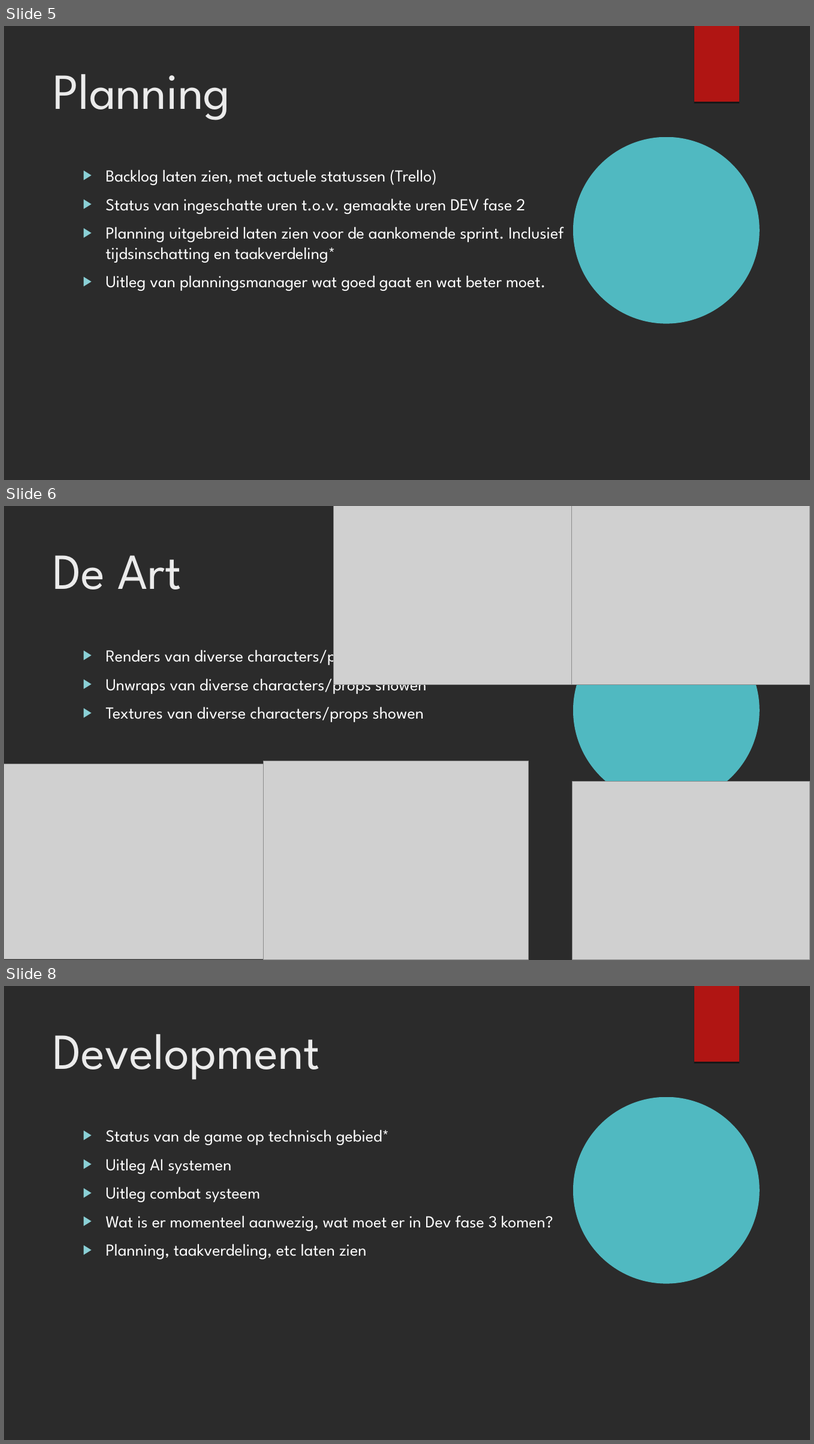
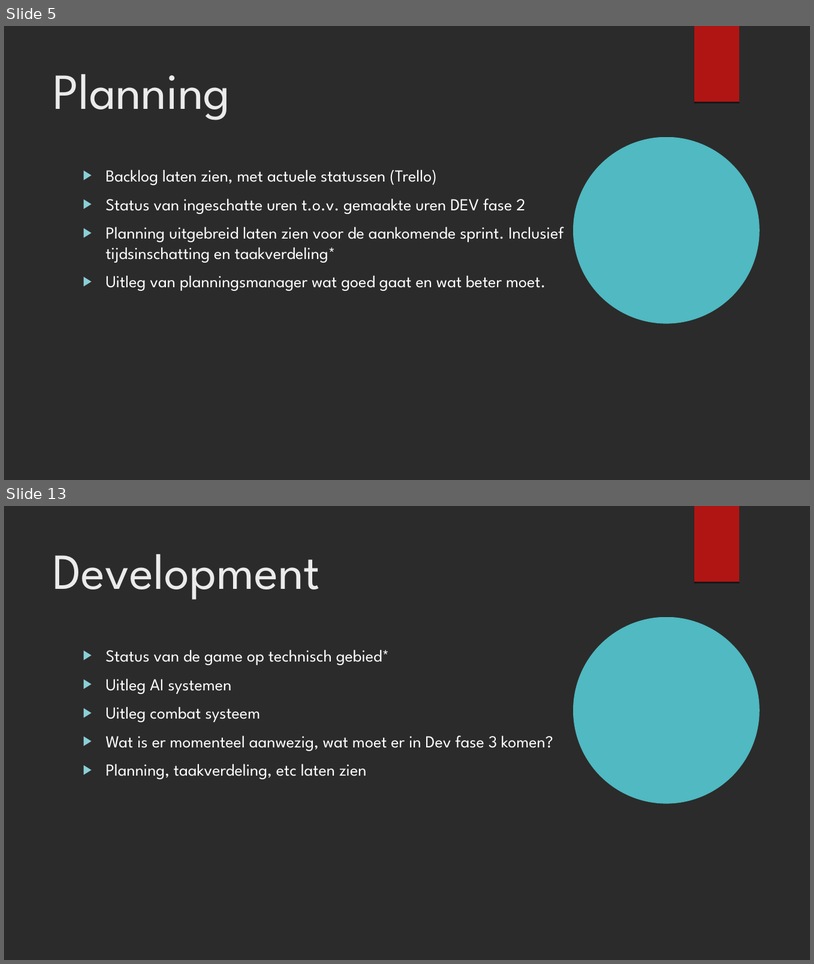
Before and after one commit to kvk4life/Nina-s-Game, a slide deck: Presentatie 2 documenten/Presentatie_sprint_2.odp. Shown one above the other, each under a label of ours: slides 5, 6 and 8 before the commit, slides 5 and 13 after it; the slides between them are not shown. The pictures are 814x1444 and 814x964 pixels, drawn with LibreOffice and Linux fonts; fonts in the diff are those of the drawing; grey boxes stand for pictures; background and template pictures are left out; a plain dark background stands for a picture behind light text. Boxes give left, top, right and bottom in pixels: in the first picture for what was removed or moved away, otherwise in the second. Text is boxed around its words. In the diff, an @@ line names an element or a change of style, - is before the commit and + after.

```diff
--- a/Presentatie 2 documenten/Presentatie_sprint_2.odp
+++ b/Presentatie 2 documenten/Presentatie_sprint_2.odp
@@ slide 6 removed at (4, 506, 810, 960), background picture (left out); not listed: 2 template elements that a slide beside it also shows @@
@@ picture removed at (333, 506, 572, 685) @@
@@ picture removed at (572, 506, 810, 685) @@
@@ title removed at (53, 555, 182, 589) @@
-De Art
@@ text removed at (106, 645, 426, 722) @@
-▶ Renders van diverse characters/props showen
-▶ Unwraps van diverse characters/props showen
-▶ Textures van diverse characters/props showen
@@ picture removed at (4, 764, 263, 959) @@
@@ picture removed at (264, 760, 529, 960) @@
@@ picture removed at (573, 781, 810, 960) @@
@@ what was slide 8 is now slide 13 @@
```
Also in this commit, not shown: 7 slides added, 1 other slide removed, 2 other files.
